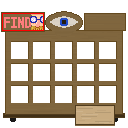
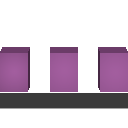
Comparing the layer stacks of the two 128px x 128px images. Changes:
removed layer "Layer 7" over [30, 14, 43, 30]
removed layer "Layer 8" over [85, 14, 125, 30]
removed layer "Layer 5" over [1, 12, 45, 32]
removed layer "Layer 3" over [2, 11, 126, 126]
removed layer "Layer 4" over [10, 116, 118, 122]
added layer "Layer 12" above "Layer 13" over [0, 47, 128, 92]
added layer "Layer 13" above "Background" over [0, 93, 128, 109]
